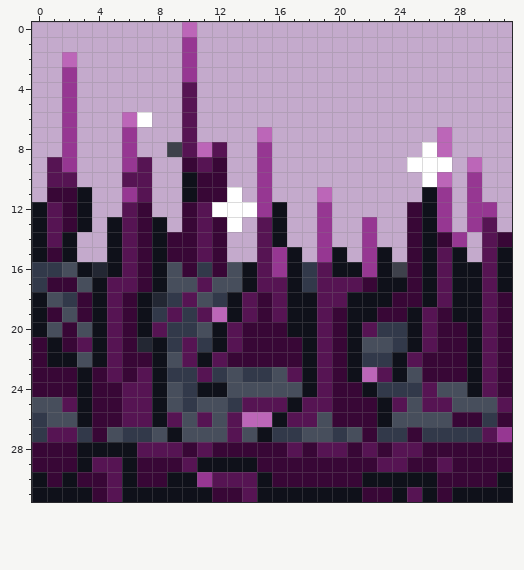
Two versions of one pixel-art sprite, Codes/In Depths of Elora.gmx/sprites/images/spr_spikes_2.png. Above: the version before the commit.
The file is 32x32 pixels.
The result:
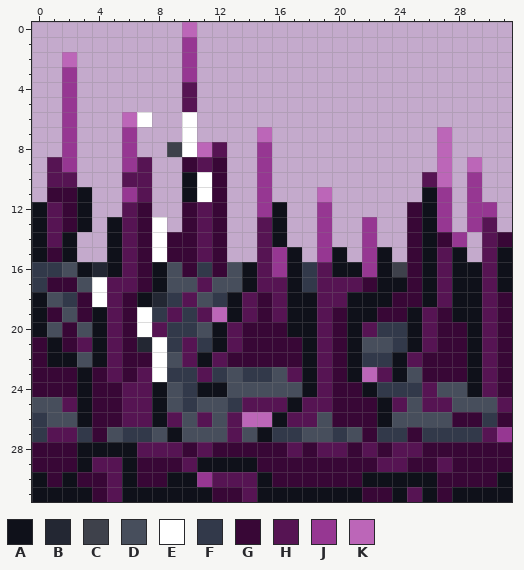
Palette (. is transparent): A #0f111a  B #232733  C #3e414b  D #474e5c  E #ffffff  F #32394a  G #380736  H #561453  J #963792  K #bc66b8
The edit:
@@ x 0..31 @@
  5 ..J.......H.....................
- 6 ..J...KE..H.....................
- 7 ..J...J...H....K...........K....
- 8 ..J...J..CHKH..J..........EK....
- 9 .HJ...JH..GHG..J.........EEE.K..
-10 .HH...HH..AGG..J..........EK.J..
-11 .GGA..JH..AGGE.J...K......AJ.J..
-12 AHGA..HG..GHEEEJA..J.....GAJ.JJ.
-13 AHGA.AHGA.GHGE.HA..J..J..GAJ.JH.
-14 AHA..AHGAGGHG..HA..J..J..GAGJ.HG
-15 AGA..AHGAGGHG..HJA.JA.JA.GAHA.HA
+ 6 ..J...KE..E.....................
+ 7 ..J...J...E....K...........K....
+ 8 ..J...J..CEKH..J...........K....
+ 9 .HJ...JH..GHG..J...........K.K..
+10 .HH...HH..AEG..J..........HK.J..
+11 .GGA..JH..AEG..J...K......AJ.J..
+12 AHGA..HG..GHG..JA..J.....GAJ.JJ.
+13 AHGA.AHGE.GHG..HA..J..J..GAJ.JH.
+14 AHA..AHGEGGHG..HA..J..J..GAGJ.HG
+15 AGA..AHGEGGHG..HJA.JA.JA.GAHA.HA
 16 FFDABAHGADGFGDAHJAFHAAJACGAHAAHA
-17 FGGDAHHGADDHDDAHHAFHHHGAAGAHAAHA
-18 ADFGAHGABFHDFAHGHAAHHAAAGGAHAAHG
-19 AGDGAHGAFHFHKAHGHAAHGAAGGAHGAAHG
-20 ADGDAHGAHFFDAHGGGAAHGAHFFAHGGAHG
-21 GAGHAHGBAFHFAHGGGGAHGADDFAHGGAHG
-22 GAADAHGGADHAHGGGGGAHGAFFAHGGGAHG
-23 GGGAGHGHAFFHFDFFDHAHGAKHADGGGAHG
+17 FGGDEHHGADDHDDAHHAFHHHGAAGAHAAHA
+18 ADFGEHGABFHDFAHGHAAHHAAAGGAHAAHG
+19 AGDGAHGEFHFHKAHGHAAHGAAGGAHGAAHG
+20 ADGDAHGEHFFDAHGGGAAHGAHFFAHGGAHG
+21 GAGHAHGBEFHFAHGGGGAHGADDFAHGGAHG
+22 GAADAHGGEDHAHGGGGGAHGAFFAHGGGAHG
+23 GGGAGHGHEFFHFDFFDHAHGAKHADGGGAHG
 24 GGGAGGHHADFAADDDDDAHGGAFFFHDDAHG
Where, in picture pixels (left, top, right, bottom), the same in both pictures:
changed: (92, 112, 257, 382)
changed: (407, 142, 452, 187)
